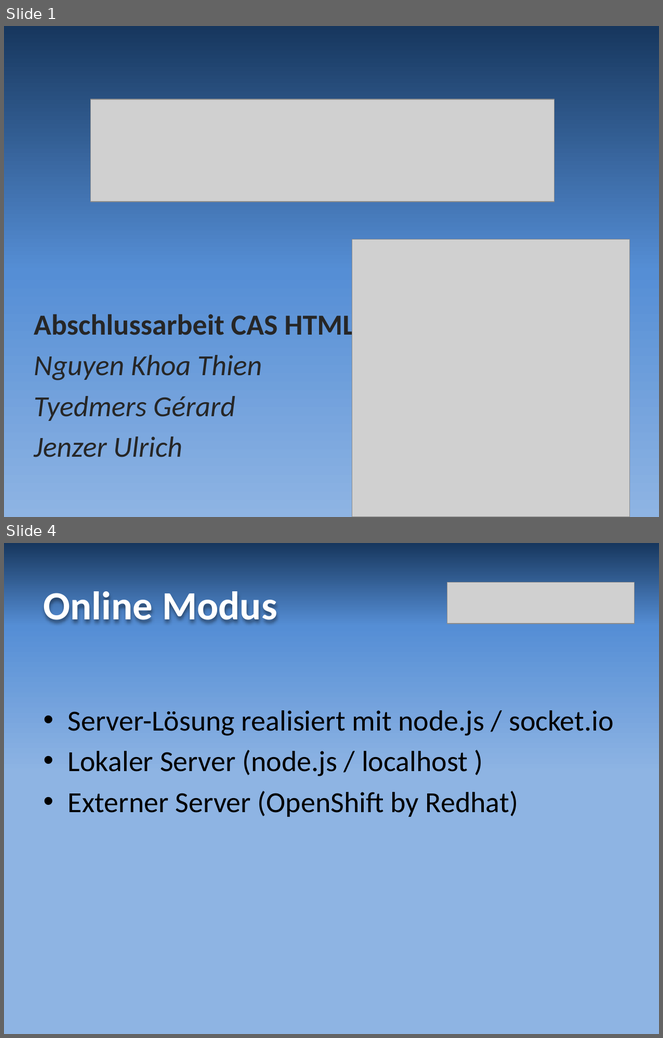
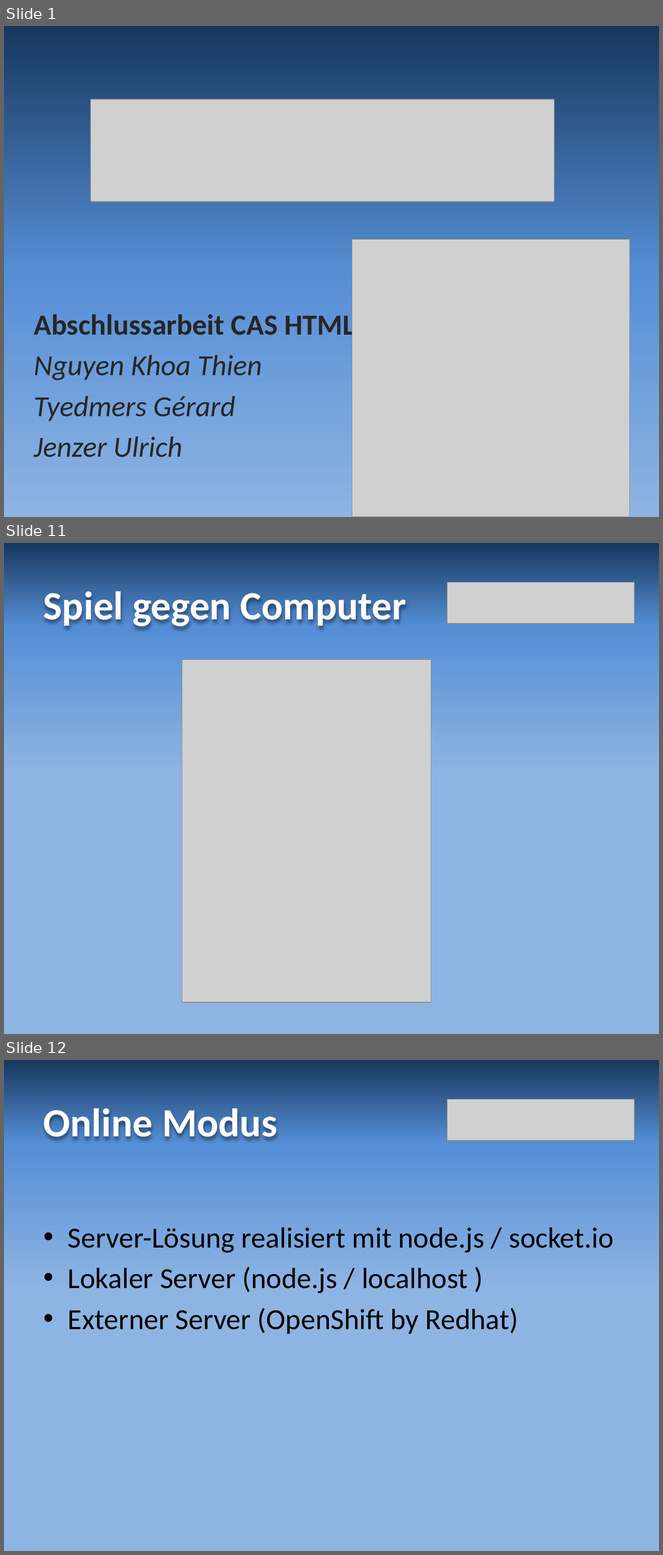
Before and after one commit to grrd01/Reversi---Legacy-BFH-Version, a slide deck: resources/reversi_praesentation.pptx. Shown one above the other, each under a label of ours: slides 1 and 4 before the commit, slides 1, 11 and 12 after it; the slides between them are not shown. The pictures are 663x1038 and 663x1555 pixels, drawn with LibreOffice and Linux fonts; fonts in the diff are those of the drawing; grey boxes stand for pictures. Boxes give left, top, right and bottom in pixels: in the first picture for what was removed or moved away, otherwise in the second. Text is boxed around its words. In the diff, an @@ line names an element or a change of style, - is before the commit and + after.

```diff
--- a/resources/reversi_praesentation.pptx
+++ b/resources/reversi_praesentation.pptx
@@ slide 11 added at box(4, 543, 659, 1034), background gradient #17375E to #558ED5 to #8EB4E3 @@
@@ picture added at box(448, 583, 635, 624) @@
@@ title added at box(44, 591, 406, 627), 44 pt, text #FFFFFF, bold @@
+Spiel gegen Computer
@@ picture added at box(182, 659, 431, 1003) @@
@@ what was slide 4 is now slide 12 @@
```
Also in this commit, not shown: 1 slide changed, 8 other slides added, 1 slide removed.
